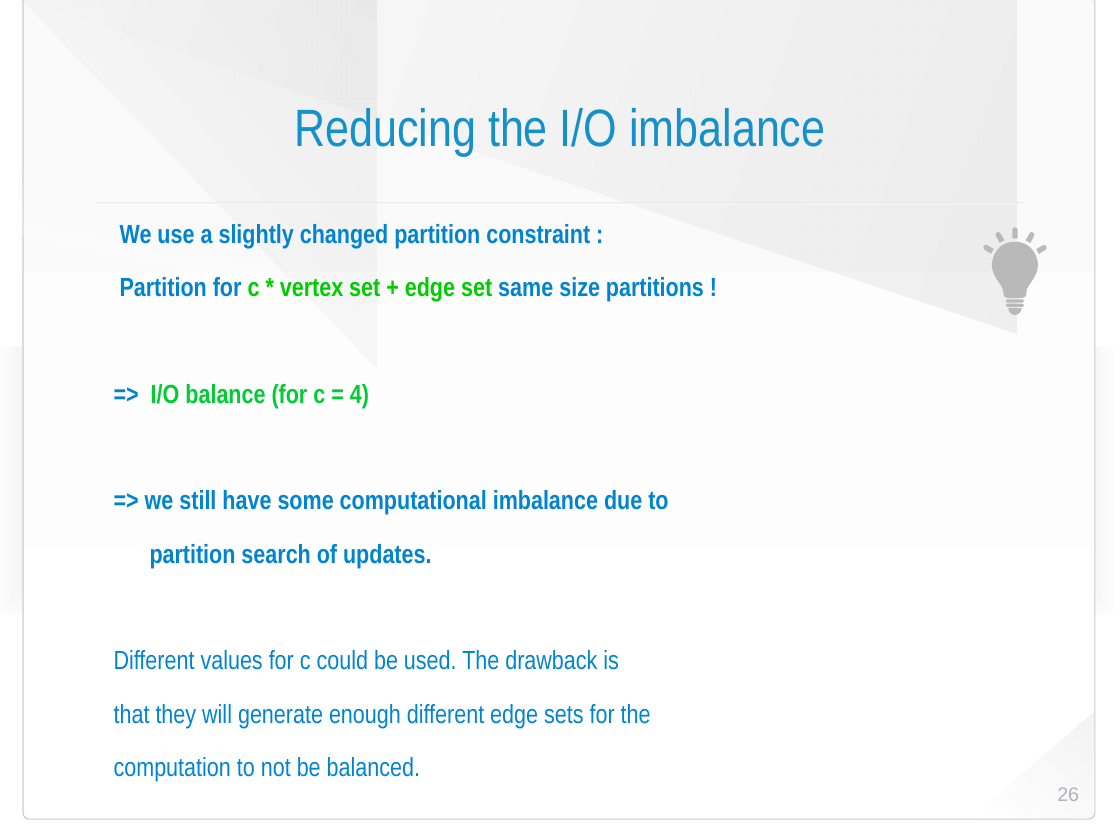
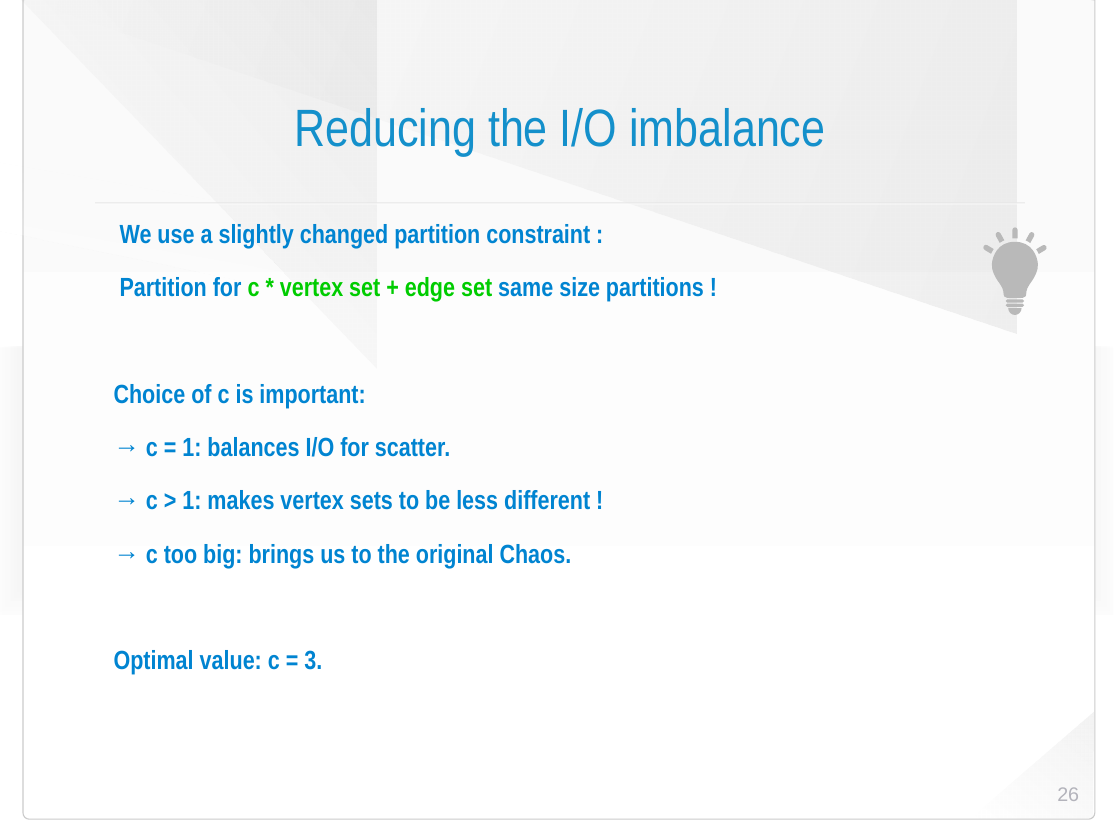
Before and after one commit to HaprianVlad/chaos, a slide deck: slide 26 of presentation.odp. Drawn at 1120x840 pixels with LibreOffice and Linux fonts; fonts in the diff are those of the drawing; background and template pictures are left out. Boxes give left, top, right and bottom in pixels: in the first picture for what was removed or moved away, otherwise in the second. Text is boxed around its words. In the diff, an @@ line names an element or a change of style, - is before the commit and + after.

```diff
--- a/presentation.odp
+++ b/presentation.odp
@@ text at bbox=[114, 384, 590, 675]: text changed; bold on @@
-=> I/O balance (for c = 4)
-=> we still have some computational imbalance due to
-partition search of updates.
-Different values for c could be used. The drawback is
-that they will generate enough different edge sets for the
-computation to not be balanced.
+Choice of c is important:
+→ c = 1: balances I/O for scatter.
+→ c > 1: makes vertex sets to be less different !
+→ c too big: brings us to the original Chaos.
+Optimal value: c = 3.
```
Also in this commit, not shown: 1 other slide changed, 3 other files.
